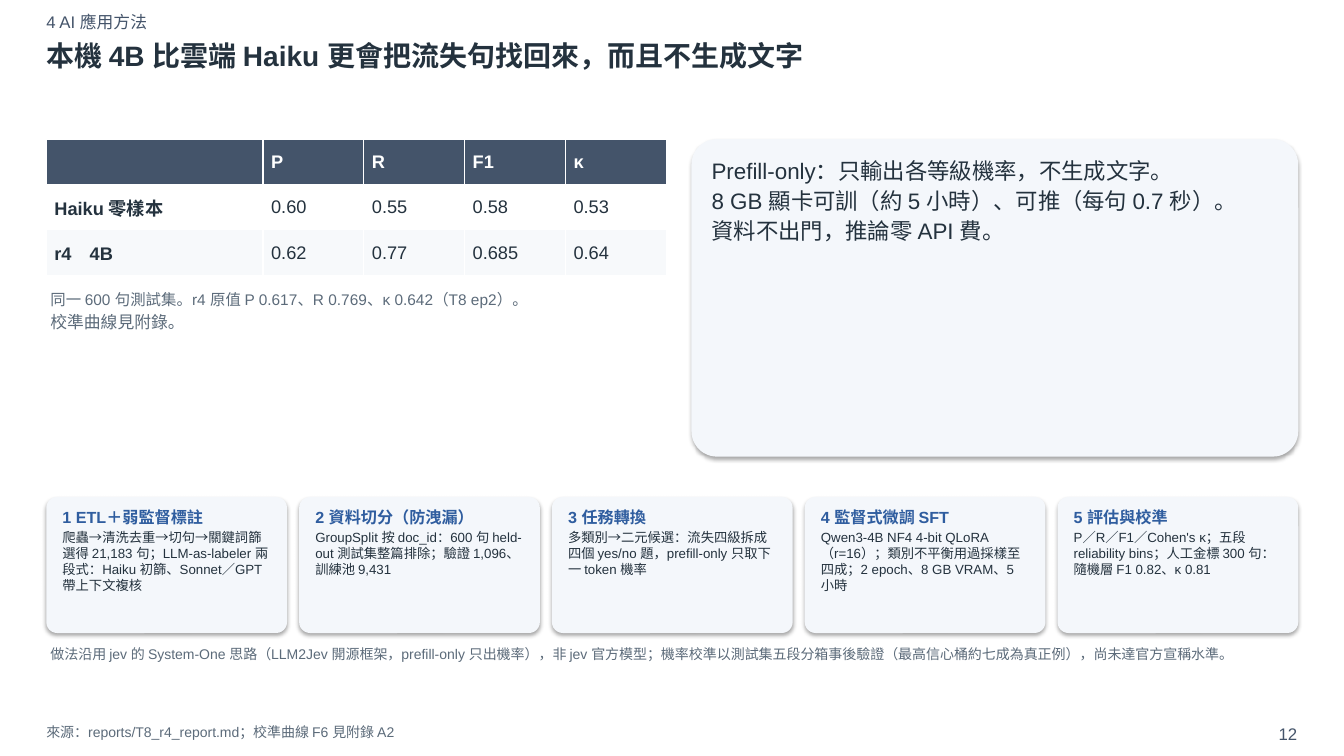
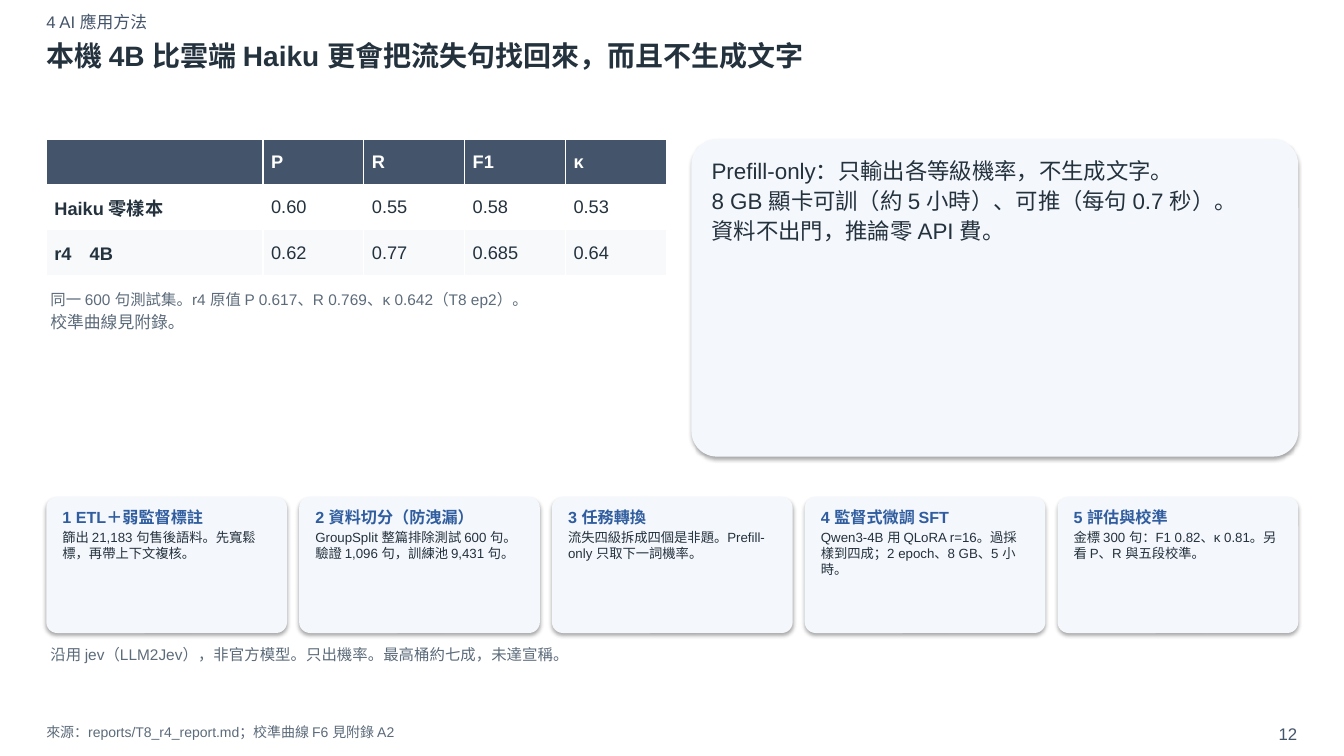
Before and after one commit to xxx789666/hotai-ai-hackathon-lexus, a slide deck: slide 12 of deck/初賽簡報_v0.pptx. Drawn at 1344x756 pixels with LibreOffice and Linux fonts; fonts in the diff are those of the drawing. Boxes give left, top, right and bottom in pixels: in the first picture for what was removed or moved away, otherwise in the second. Text is boxed around its words. In the diff, an @@ line names an element or a change of style, - is before the commit and + after.

```diff
--- a/deck/初賽簡報_v0.pptx
+++ b/deck/初賽簡報_v0.pptx
@@ text at [62, 531, 255, 559]: text changed @@
-爬蟲→清洗去重→切句→關鍵詞篩選得 21,183 句；LLM-as-labeler 兩段式：Haiku 初篩、Sonnet／GPT 帶上下文複核
+篩出 21,183 句售後語料。先寬鬆標，再帶上下文複核。
@@ text at [315, 531, 517, 560]: text changed @@
-GroupSplit 按 doc_id：600 句 held-out 測試集整篇排除；驗證 1,096、訓練池 9,431
+GroupSplit 整篇排除測試 600 句。驗證 1,096 句，訓練池 9,431 句。
@@ text at [568, 531, 765, 561]: text changed @@
-多類別→二元候選：流失四級拆成四個 yes/no 題，prefill-only 只取下一 token 機率
+流失四級拆成四個是非題。Prefill-only 只取下一詞機率。
@@ text at [821, 531, 1017, 575]: text changed @@
-Qwen3-4B NF4 4-bit QLoRA（r=16）；類別不平衡用過採樣至四成；2 epoch、8 GB VRAM、5 小時
+Qwen3-4B 用 QLoRA r=16。過採樣到四成；2 epoch、8 GB、5 小時。
@@ text at [1074, 531, 1276, 559]: text changed @@
-P／R／F1／Cohen's κ；五段 reliability bins；人工金標 300 句：隨機層 F1 0.82、κ 0.81
+金標 300 句：F1 0.82、κ 0.81。另看 P、R 與五段校準。
@@ text at [50, 647, 569, 663]: text changed; size 10 to 11 pt @@
-做法沿用 jev 的 System-One 思路（LLM2Jev 開源框架，prefill-only 只出機率），非 jev 官方模型；機率校準以測試集五段分箱事後驗證（最高信心桶約七成為真正例），尚未達官方宣稱水準。
+沿用 jev（LLM2Jev），非官方模型。只出機率。最高桶約七成，未達宣稱。
```
Also in this commit, not shown: 5 other slides changed, 1 slide added, 14 other files.
